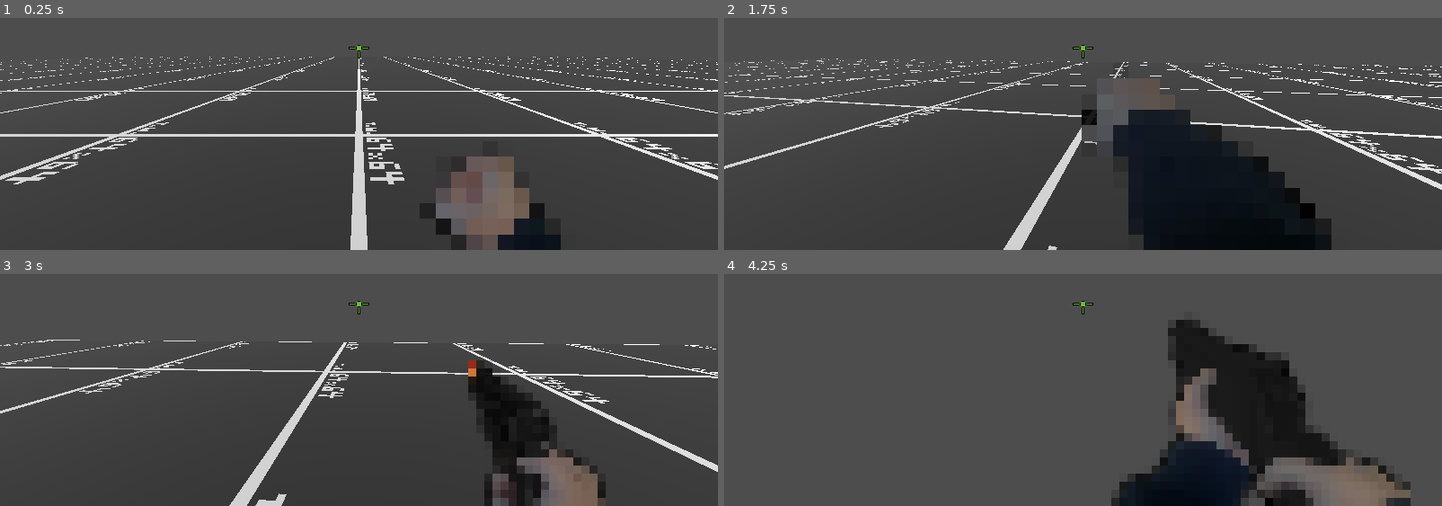
Above: before the commit, frames 1-4 (two rows, left to right).
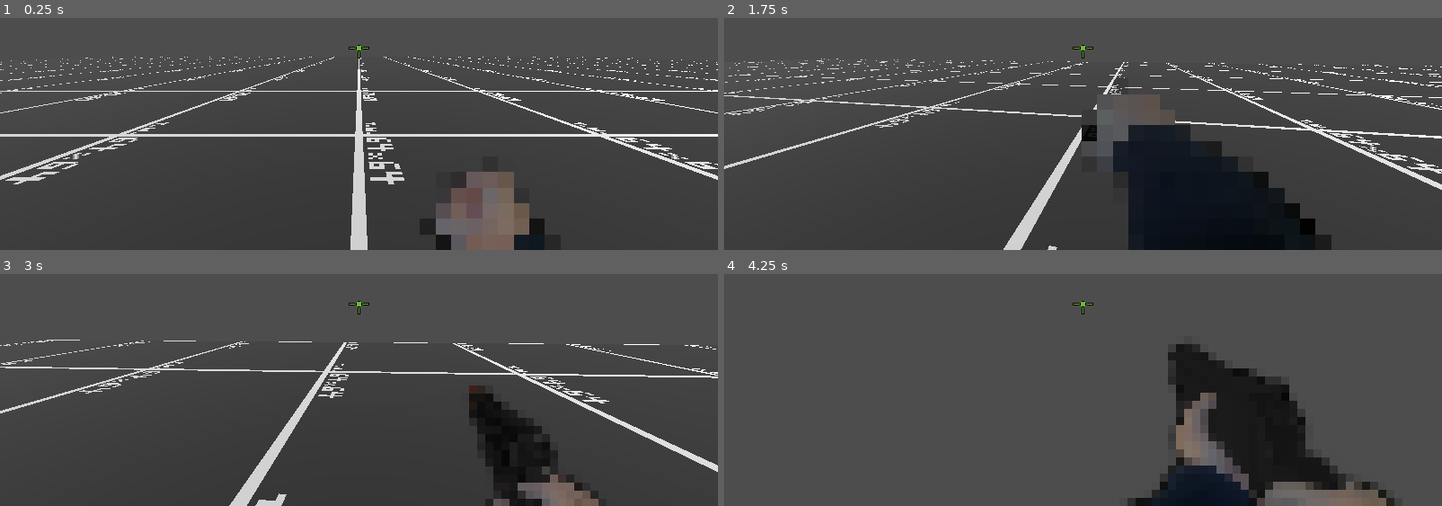
Above: after the commit, the same moments.

Repository: teeraritw/Jonahs_Chill_World
Game: Godot game, scene res://Game.tscn
The game is run twice, just before and just after one commit, with the same random seed, the same clock (stepped at 60 frames per second) and the same inputs.
Inputs (mouse positions are in pixels of both pictures, inside the frame that each line leads up to):
- Up to frame 1 (0.25 s): no input
- Up to frame 2 (1.75 s): tap Enter at 0.5 s; move the mouse to (1118, 45) at 0.52 s; hold W (forward) from 0.53 s (still down); click (1118, 45) at 0.6 s; move the mouse to (1047, 50) at 1.27 s; tap 1 (fist) at 1.35 s; click (1047, 50) at 1.55 s
- Up to frame 3 (3 s): keep holding W (forward); move the mouse to (373, 297) at 2.02 s; tap 2 (pistol) at 2.1 s; click (373, 297) at 2.3 s; move the mouse to (351, 311) at 2.77 s; click (351, 311) at 2.85 s
- Up to frame 4 (4.25 s): keep holding W (forward); move the mouse to (1133, 308) at 3.52 s; tap 3 (shotgun) at 3.6 s; click (1133, 308) at 3.8 s

The runs differ from the first frame. In frame 1, 2.0% of the frame differs, in the area x 60-79%, y 59-100%; in frame 2, 2.9%; in frame 3, 3.5%; in frame 4, 9.0%, in the area x 53-96%, y 19-100%.

Commit message:
fixed sound and animation

Diff:
--- a/Player.gd
+++ b/Player.gd
@@ -60,18 +60,19 @@
 	### ON SHOOT ###
 	################
 	if Input.is_action_just_pressed("shoot") and !anim_player.is_playing():
+		gun_audio.volume_db = -20
 		match current_weapon:
 			weapon_list[0]:
+				gun_audio.pitch_scale = 0.7
+				gun_audio.volume_db = -30
 				anim_player.play("punch")
-				$Burp.play()
 			weapon_list[1]:
 				gun_audio.pitch_scale = 0.2
-				gun_audio.play()
 				anim_player.play("shoot_pistol")
 			weapon_list[2]:
 				gun_audio.pitch_scale = 0.1
-				gun_audio.play()
 				anim_player.play("shoot_shotgun")
+		gun_audio.play()
 		var coll = raycast.get_collider()
 		if raycast.is_colliding() and coll.has_method("kill"):
 			coll.kill()
--- a/Player.tscn
+++ b/Player.tscn
@@ -7,13 +7,12 @@
 [ext_resource type="Texture2D" uid="uid://bxmavg3h1lul3" path="res://Assets/UI/Weapons/punch.png" id="4_t03ix"]
 [ext_resource type="AudioStream" uid="uid://ec12haohtfkl" path="res://Assets/SFX/pistol_shot.wav" id="4_vyb4d"]
 [ext_resource type="AudioStream" uid="uid://buje6dk5apb02" path="res://Assets/SFX/footsteps.wav" id="5_pp63u"]
-[ext_resource type="AudioStream" uid="uid://d1f4d7k26sgyo" path="res://Assets/SFX/burp.wav" id="8_6y3ip"]
 
 [sub_resource type="CapsuleShape3D" id="CapsuleShape3D_q5wip"]
 
 [sub_resource type="Animation" id="Animation_u7ivh"]
 resource_name = "shoot"
-length = 0.5
+length = 0.45
 step = 0.15
 tracks/0/type = "value"
 tracks/0/imported = false
@@ -22,15 +21,15 @@
 tracks/0/interp = 0
 tracks/0/loop_wrap = true
 tracks/0/keys = {
-"times": PackedFloat32Array(0, 0.15, 0.3),
-"transitions": PackedFloat32Array(1, 1, 1),
+"times": PackedFloat32Array(0, 0.15, 0.3, 0.45),
+"transitions": PackedFloat32Array(1, 1, 1, 1),
 "update": 1,
-"values": [1, 3, 1]
+"values": [1, 2, 3, 1]
 }
 
 [sub_resource type="Animation" id="Animation_bx3sx"]
 resource_name = "shoot_shotgun"
-length = 0.35
+length = 0.3
 tracks/0/type = "value"
 tracks/0/imported = false
 tracks/0/enabled = true
@@ -85,7 +84,7 @@
 
 [sub_resource type="Animation" id="Animation_tcdi4"]
 resource_name = "punch"
-length = 0.35
+length = 0.3
 tracks/0/type = "value"
 tracks/0/imported = false
 tracks/0/enabled = true
@@ -143,20 +142,20 @@
 
 [node name="Pistol" type="Sprite2D" parent="CanvasLayer/Control"]
 visible = false
-position = Vector2(110, -416)
+position = Vector2(111, -376)
 scale = Vector2(13, 13)
 texture = ExtResource("1_hoyhv")
 hframes = 5
 
 [node name="Shotgun" type="Sprite2D" parent="CanvasLayer/Control"]
 visible = false
-position = Vector2(110, -416)
+position = Vector2(110, -377)
 scale = Vector2(13, 13)
 texture = ExtResource("3_d0k8a")
 hframes = 5
 
 [node name="Fist" type="Sprite2D" parent="CanvasLayer/Control"]
-position = Vector2(48, -400)
+position = Vector2(48, -375)
 scale = Vector2(25, 25)
 texture = ExtResource("4_t03ix")
 hframes = 2
@@ -180,7 +179,3 @@
 stream = ExtResource("5_pp63u")
 volume_db = -30.0
 pitch_scale = 0.35
-
-[node name="Burp" type="AudioStreamPlayer" parent="."]
-stream = ExtResource("8_6y3ip")
-volume_db = -20.0
Not shown, removed: Assets/SFX/burp.wav.import
Binary file changed: Assets/UI/Weapons/pistol.png
Not shown: 1 places in Player.tscn that only renumber resources
Not shown, removed: Assets/SFX/burp.wav
